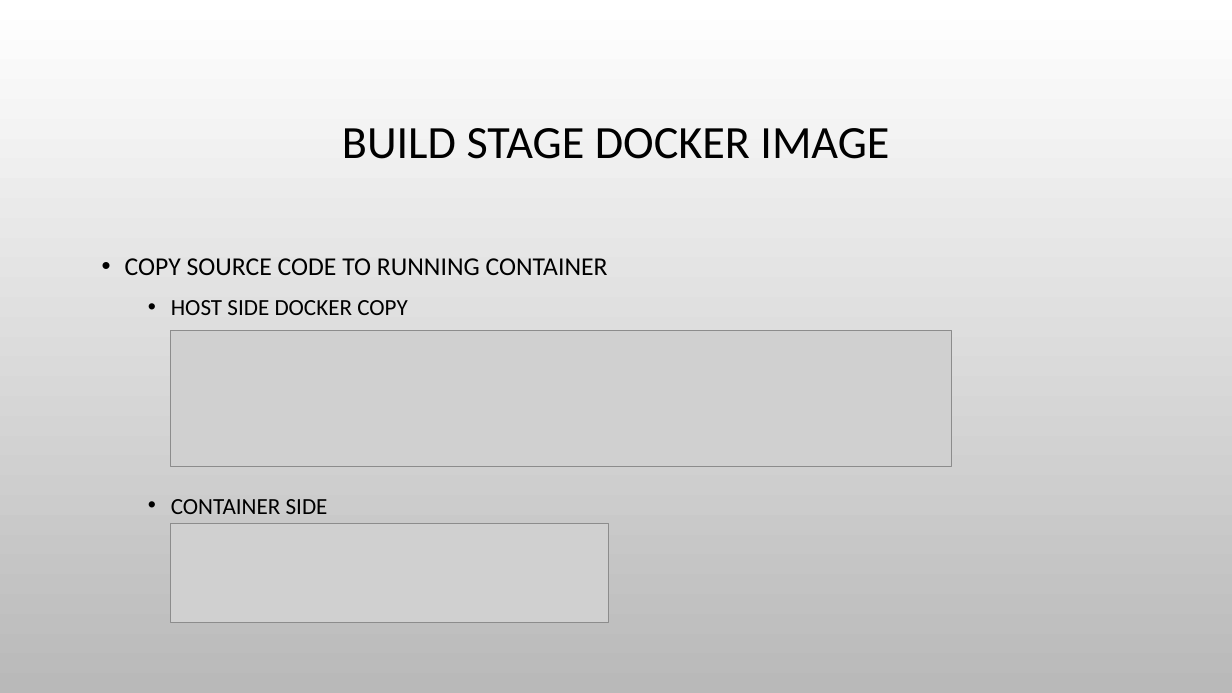
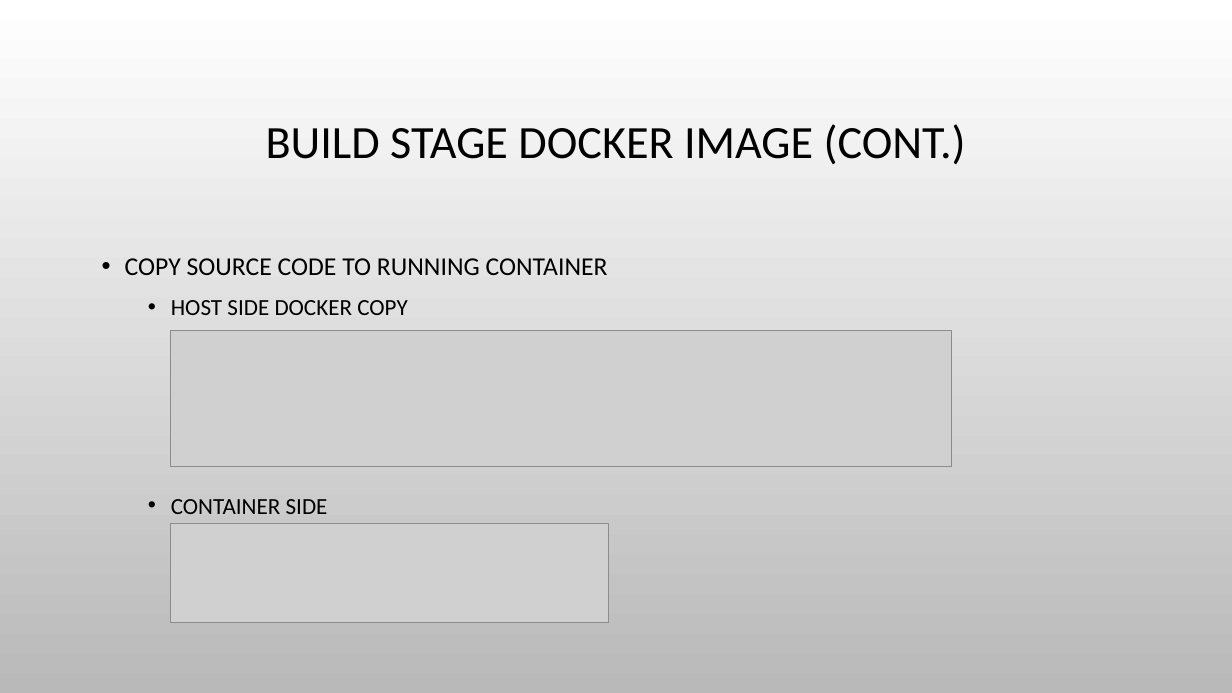
Before and after one commit to haixiang1977/iris, a slide deck: slide 19 of Docker Practice.pptx (slide 18 before the commit). Drawn at 1232x693 pixels with LibreOffice and Linux fonts; fonts in the diff are those of the drawing; grey boxes stand for pictures; background and template pictures are left out. Boxes give left, top, right and bottom in pixels: in the first picture for what was removed or moved away, otherwise in the second. Text is boxed around its words. In the diff, an @@ line names an element or a change of style, - is before the commit and + after.

```diff
--- a/Docker Practice.pptx
+++ b/Docker Practice.pptx
@@ title at [266, 124, 966, 164]: text changed @@
-BUILD STAGE DOCKER IMAGE
+BUILD STAGE DOCKER IMAGE (CONT.)
```
Also in this commit, not shown: 2 other slides changed, 6 slides added, 1 other file.
